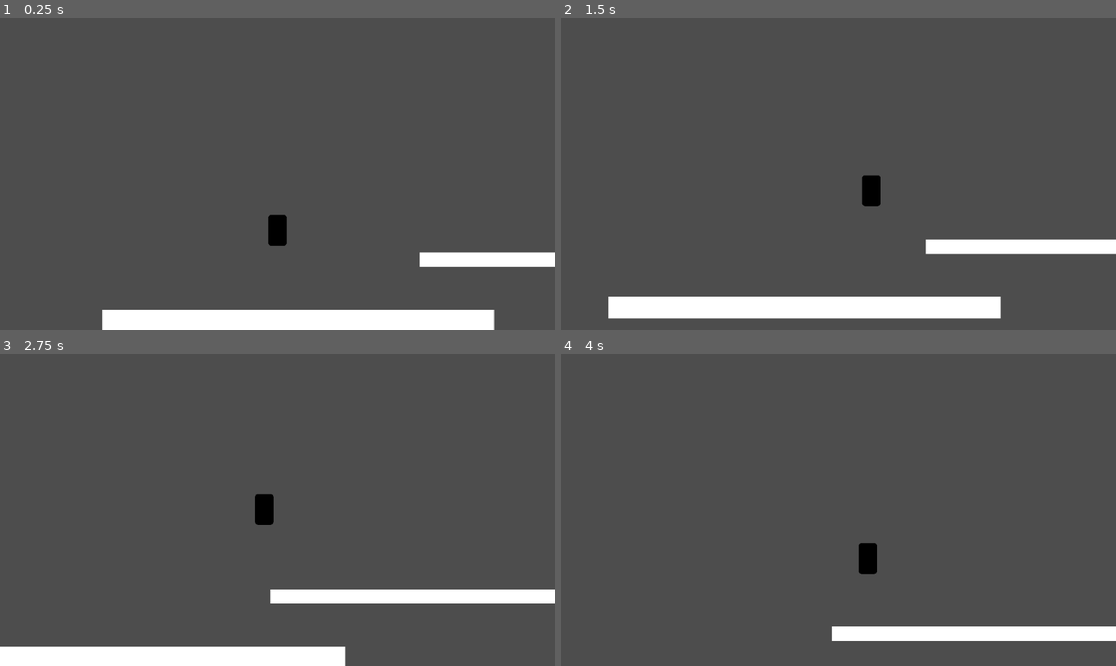
Above: before the commit, frames 1-4 (two rows, left to right).
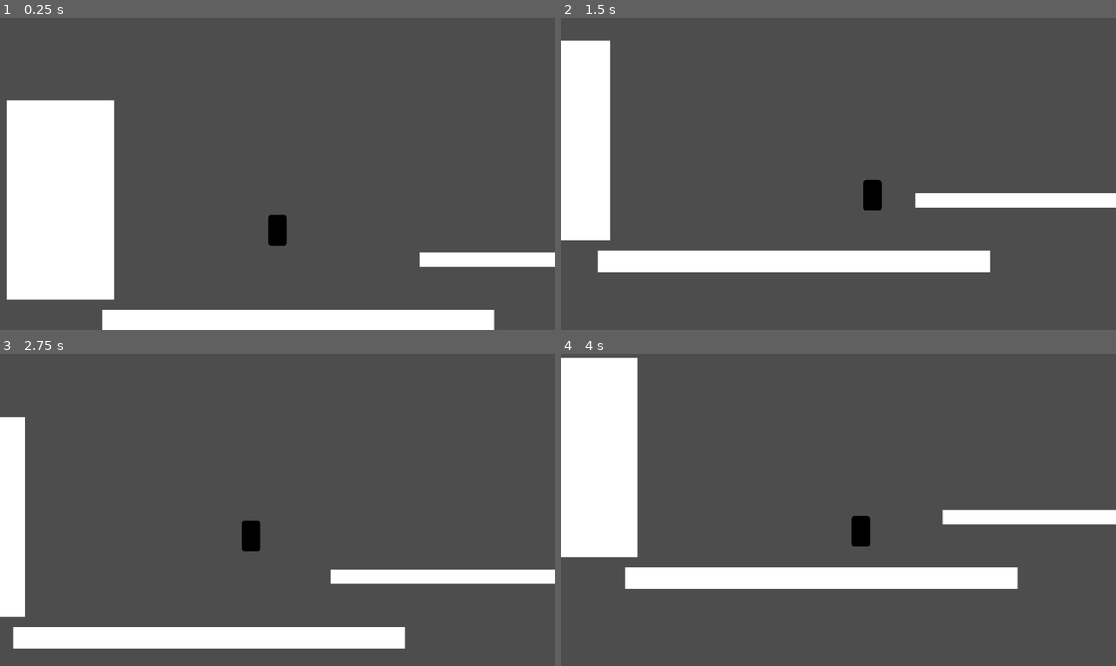
Above: after the commit, the same moments.

Repository: Darkneew/PlainPlateformer
Game: Godot game, scene res://levels/test_level.tscn
Same seed, same stepped clock (60 frames per second), same inputs: the game is played once before the commit and once after it.
Inputs:
- Up to frame 1 (0.25 s): no input
- Up to frame 2 (1.5 s): tap Enter (ui_accept) at 0.5, 0.6 s; hold Right (ui_right) from 0.53 s (still down); tap W (jump, bound only after the commit) at 0.77, 1.07 s; tap Space (dash, bound only after the commit) at 0.8, 1.35 s
- Up to frame 3 (2.75 s): tap W (jump, bound only after the commit) at 1.52, 1.55, 1.82, 2.1 s; release Right (ui_right) at 2.03 s; hold Left (ui_left) from 2.03 s (still down); tap Enter (ui_accept) at 2.3 s
- Up to frame 4 (4 s): release Left (ui_left) at 2.78 s; hold Right (ui_right) from 2.78 s (still down); tap Enter (ui_accept) at 2.85 s; tap W (jump, bound only after the commit) at 3.02, 3.32, 3.77, 3.8 s; tap Space (dash, bound only after the commit) at 3.05, 3.6 s

The runs differ from the first frame. In frame 1, 13% of the frame differs, in the area x 1-21%, y 26-91%; in frame 2, 19%, in the area x 0-100%, y 7-97%; in frame 3, 16%; in frame 4, 18%.

Commit message:
jump and buffer

Diff:
--- a/levels/test_level.tscn
+++ b/levels/test_level.tscn
@@ -15,4 +15,8 @@
 position = Vector2(108, 666)
 scale = Vector2(1.48252, 0.583911)
 
+[node name="Plateform3" parent="Map" instance=ExtResource("1_4xvrj")]
+position = Vector2(-1126, 39)
+scale = Vector2(0.406527, 5.34207)
+
 [node name="PackedPlayer" parent="." instance=ExtResource("2_boudh")]
--- a/objects/plateform.tscn
+++ b/objects/plateform.tscn
@@ -6,6 +6,8 @@
 size = Vector2(1374, 194)
 
 [node name="Plateform" type="StaticBody2D"]
+collision_layer = 18
+collision_mask = 0
 
 [node name="Sprite2D" type="Sprite2D" parent="."]
 texture_filter = 1
--- a/player/player.tscn
+++ b/player/player.tscn
@@ -10,6 +10,7 @@
 size = Vector2(20, 89)
 
 [node name="Player" type="CharacterBody2D"]
+collision_mask = 2
 floor_stop_on_slope = false
 script = ExtResource("1_wv7yv")
 
@@ -21,6 +22,8 @@
 polygon = PackedVector2Array(-34, -80, 34, -80, 48, -67, 48, 67, 34, 80, -34, 80, -48, 67, -48, -67)
 
 [node name="Hitbox" type="Area2D" parent="."]
+collision_layer = 0
+collision_mask = 12
 
 [node name="CollisionShape2D" type="CollisionShape2D" parent="Hitbox"]
 shape = SubResource("RectangleShape2D_unjv5")
@@ -28,13 +31,27 @@
 [node name="Arms" type="Node2D" parent="."]
 
 [node name="Left" type="Area2D" parent="Arms"]
+collision_layer = 0
+collision_mask = 16
 
 [node name="CollisionShape2D" type="CollisionShape2D" parent="Arms/Left"]
 position = Vector2(46, 0)
 shape = SubResource("RectangleShape2D_7vx5l")
 
 [node name="Right" type="Area2D" parent="Arms"]
+collision_layer = 0
+collision_mask = 16
 
 [node name="CollisionShape2D" type="CollisionShape2D" parent="Arms/Right"]
 position = Vector2(-46, 0)
 shape = SubResource("RectangleShape2D_7vx5l")
+
+[node name="Buffer" type="Timer" parent="."]
+wait_time = 0.2
+one_shot = true
+
+[connection signal="body_entered" from="Arms/Left" to="." method="on_left_arm_enter"]
+[connection signal="body_exited" from="Arms/Left" to="." method="on_left_arm_exit"]
+[connection signal="body_entered" from="Arms/Right" to="." method="on_right_arm_enter"]
+[connection signal="body_exited" from="Arms/Right" to="." method="on_right_arm_exit"]
+[connection signal="timeout" from="Buffer" to="." method="on_buffer_timeout"]
--- a/project.godot
+++ b/project.godot
@@ -15,6 +15,47 @@
 config/features=PackedStringArray("4.3", "GL Compatibility")
 config/icon="res://icon.svg"
 
+[input]
+
+left={
+"deadzone": 0.5,
+"events": [Object(InputEventKey,"resource_local_to_scene":false,"resource_name":"","device":-1,"window_id":0,"alt_pressed":false,"shift_pressed":false,"ctrl_pressed":false,"meta_pressed":false,"pressed":false,"keycode":0,"physical_keycode":4194319,"key_label":0,"unicode":0,"location":0,"echo":false,"script":null)
+, Object(InputEventKey,"resource_local_to_scene":false,"resource_name":"","device":-1,"window_id":0,"alt_pressed":false,"shift_pressed":false,"ctrl_pressed":false,"meta_pressed":false,"pressed":false,"keycode":0,"physical_keycode":65,"key_label":0,"unicode":113,"location":0,"echo":false,"script":null)
+]
+}
+right={
+"deadzone": 0.5,
+"events": [Object(InputEventKey,"resource_local_to_scene":false,"resource_name":"","device":-1,"window_id":0,"alt_pressed":false,"shift_pressed":false,"ctrl_pressed":false,"meta_pressed":false,"pressed":false,"keycode":0,"physical_keycode":68,"key_label":0,"unicode":100,"location":0,"echo":false,"script":null)
+, Object(InputEventKey,"resource_local_to_scene":false,"resource_name":"","device":-1,"window_id":0,"alt_pressed":false,"shift_pressed":false,"ctrl_pressed":false,"meta_pressed":false,"pressed":false,"keycode":0,"physical_keycode":4194321,"key_label":0,"unicode":0,"location":0,"echo":false,"script":null)
+]
+}
+jump={
+"deadzone": 0.5,
+"events": [Object(InputEventKey,"resource_local_to_scene":false,"resource_name":"","device":-1,"window_id":0,"alt_pressed":false,"shift_pressed":false,"ctrl_pressed":false,"meta_pressed":false,"pressed":false,"keycode":0,"physical_keycode":87,"key_label":0,"unicode":122,"location":0,"echo":false,"script":null)
+, Object(InputEventKey,"resource_local_to_scene":false,"resource_name":"","device":-1,"window_id":0,"alt_pressed":false,"shift_pressed":false,"ctrl_pressed":false,"meta_pressed":false,"pressed":false,"keycode":0,"physical_keycode":4194320,"key_label":0,"unicode":0,"location":0,"echo":false,"script":null)
+]
+}
+dash={
+"deadzone": 0.5,
+"events": [Object(InputEventKey,"resource_local_to_scene":false,"resource_name":"","device":-1,"window_id":0,"alt_pressed":false,"shift_pressed":false,"ctrl_pressed":false,"meta_pressed":false,"pressed":false,"keycode":0,"physical_keycode":32,"key_label":0,"unicode":32,"location":0,"echo":false,"script":null)
+, Object(InputEventKey,"resource_local_to_scene":false,"resource_name":"","device":-1,"window_id":0,"alt_pressed":false,"shift_pressed":false,"ctrl_pressed":true,"meta_pressed":false,"pressed":false,"keycode":0,"physical_keycode":4194326,"key_label":0,"unicode":0,"location":0,"echo":false,"script":null)
+]
+}
+down={
+"deadzone": 0.5,
+"events": [Object(InputEventKey,"resource_local_to_scene":false,"resource_name":"","device":-1,"window_id":0,"alt_pressed":false,"shift_pressed":false,"ctrl_pressed":false,"meta_pressed":false,"pressed":false,"keycode":0,"physical_keycode":4194322,"key_label":0,"unicode":0,"location":0,"echo":false,"script":null)
+, Object(InputEventKey,"resource_local_to_scene":false,"resource_name":"","device":-1,"window_id":0,"alt_pressed":false,"shift_pressed":false,"ctrl_pressed":false,"meta_pressed":false,"pressed":false,"keycode":0,"physical_keycode":83,"key_label":0,"unicode":115,"location":0,"echo":false,"script":null)
+]
+}
+
+[layer_names]
+
+2d_physics/layer_1="player"
+2d_physics/layer_2="objects"
+2d_physics/layer_3="can_hurt"
+2d_physics/layer_4="can_kill"
+2d_physics/layer_5="jumpeable"
+
 [rendering]
 
 renderer/rendering_method="gl_compatibility"
--- a/scripts/player.gd
+++ b/scripts/player.gd
@@ -4,75 +4,216 @@
 enum Action {None, Dash, Jump}
 
 @export_group("Horizontal Mouvement")
+## Maximum lateral speed for the player
 @export var max_speed := 600.0
+## Acceleration of the player. Higher value will give more reactivity, lower value will feel like walking on ice
 @export var strength := 3000.0
-@export var midair_strength := 1500.0
+## Midair acceleration of the player. How well can the player change its direction when in the air
+@export var midair_strength := 800.0
+## Velocity below which it goes to 0
+@export var zero_velocity_margin := 10.0
 
 @export_group("Vertical Movement")
-@export var jump_velocity := 1000.0
+@export_subgroup("Jump")
+## Minimal jump velocity, if the jump key is immediatly released
+@export var jump_velocity_min := 500.0
+## Maximal jump velocity, if the jump key is never released
+@export var jump_velocity_max := 1000.0
+## Time to press the jump key to get the highest jump possible, in milliseconds
+@export var allowed_jumping_time := 200.0
+@export_subgroup("Gravity and Aerial Trajectory")
+## Gravity for the player
 @export var gravity := 1100.0
+## Gravity for the player when he crouches in the air
+@export var fast_gravity := 3000.0
+## Gravity for the player when at the highest point of his jump, allows for a more pleasant jump
 @export var midair_gravity := 600.0
-@export var fast_gravity := 3000.0
+## Limit defining when is the highest point of the jump, in purcentage of the initial velocity of the jump. Lower values will result in more natural jumps, higher values will give more "flying" jumps
+@export_range(0,1) var midair_limit := 0.3
+## Downward maximal velocity for the player
+@export var max_fall_speed := 1500.0
+@export_subgroup("Wall physics")
+## Gravity for the player when he is sticking on a wall
 @export var wall_gravity := 100.0
-@export_range(0,1) var midair_limit := 0.3
-@export var max_fall_speed := 1500.0
-
-var _state: State = State.Fastfalling
-var _buffer: Action = Action.None
-
-func _process(delta: float) -> void:
-
-	## CONTROLS
+## Purcentage of max velocity jump when jumping from a wall
+@export_range(0,1) var wall_velocity_reduction := 0.8
+
+@export_group("Advanced")
+## Time frame the player has to buffer an action
+@export var buffer_time = 0.4
+## Time frame where the player can jump after leaving ground, in milliseconds
+@export var ground_approximation = 100
+
+
+## STATES
+var _begin_jump_time: int
+var _end_jump_time: int
+var _last_jump_velocity: float
+var _state: State
+var _buffer: Action
+var _can_dash: bool
+var _left_wall: bool
+var _right_wall: bool
+var _last_time_on_ground: int
+
+## INIT
+func _ready() -> void:
+	_state = State.Fastfalling
+	_buffer = Action.None
+	_last_jump_velocity = jump_velocity_max
+	_can_dash = true
+	$Buffer.wait_time = buffer_time
+
+## BUFFER TIMEOUT
+func on_buffer_timeout():
+	_buffer = Action.None
+
+## CUSTOM IS_ON_GROUND
+func is_on_ground():
+	return Time.get_ticks_msec() < _last_time_on_ground + ground_approximation
+
+## WALLS
+func on_left_arm_enter(_body: Node2D):
+	_left_wall = true
+	if _state == State.Rising or _state == State.Midair or _state == State.Falling or _state == State.Fastfalling:
+		_state = State.Walling
+func on_left_arm_exit(_body: Node2D):
+	_left_wall = false
+	if _state == State.Walling:
+		_state = State.Midair
+func on_right_arm_enter(_body: Node2D):
+	_right_wall = true
+	if _state == State.Rising or _state == State.Midair or _state == State.Falling or _state == State.Fastfalling:
+		_state = State.Walling
+func on_right_arm_exit(_body: Node2D):
+	_right_wall = false
+	if _state == State.Walling:
+		_state = State.Midair
+
+func wall_jump():
+	if _left_wall and _right_wall:
+		velocity.y = - jump_velocity_max * wall_velocity_reduction
+	elif _left_wall:
+		velocity = Vector2(-1, -2).normalized() * jump_velocity_max * wall_velocity_reduction
+	elif _right_wall:
+		velocity = Vector2(1, -2).normalized() * jump_velocity_max * wall_velocity_reduction
+	_state = State.Rising
+
+
+## PROCESSES
+func _process(_delta: float) -> void:
+	_state = update_states()
+
+	## GROUND UPDATE
+	if is_on_floor():
+		_last_time_on_ground = Time.get_ticks_msec()
+
+	## FAST FALL
 	# fast fall
-	if Input.is_action_just_pressed("ui_down"):
+	if Input.is_action_just_pressed("down"):
 		_state = State.Fastfalling
 
+
+	## JUMP
+	# begin jump
+	if Input.is_action_just_pressed("jump"):
+		_begin_jump_time = Time.get_ticks_msec()
+		if _state == State.Standing:
+			_state = State.Jumping
+		elif _state == State.Walling:
+			wall_jump()
+		else:
+			_buffer = Action.Jump
+			$Buffer.start()
+	if _buffer == Action.Jump:
+		if _state == State.Standing:
+			if _end_jump_time < 0:
+				_buffer = Action.None
+				_state = State.Jumping
+			else:
+				_buffer = Action.None
+				velocity.y = -lerpf(jump_velocity_min, jump_velocity_max, (_end_jump_time - _begin_jump_time)/allowed_jumping_time)
+				if _left_wall or _right_wall:
+					_state = State.Walling
+				else:
+					_state = State.Rising
+				_end_jump_time = -1
+		elif _state == State.Walling:
+			_buffer = Action.None
+			wall_jump()
+	# end jump
+	if _state == State.Jumping and (Input.is_action_just_released("jump") or Time.get_ticks_msec() > _begin_jump_time + allowed_jumping_time):
+		if _left_wall or _right_wall:
+			_state = State.Walling
+		else:
+			_state = State.Rising
+	if  _buffer == Action.Jump and _end_jump_time < 0 and (Input.is_action_just_released("jump") or Time.get_ticks_msec() > _begin_jump_time + allowed_jumping_time):
+		_end_jump_time = Time.get_ticks_msec()
+
+
+	## DASH
+	if Input.is_action_just_pressed("dash"):
+		if _can_dash:
+			_can_dash = false
+		else:
+			_buffer = Action.Dash
+			$Buffer.start()
+
 func _physics_process(delta: float) -> void:
-	_state = update_states()
-
+	## DASHING
 	if _state == State.Dashing:
 		return
+
+	## JUMPING
+	if _state == State.Jumping:
+		velocity.y = -lerpf(jump_velocity_min, jump_velocity_max, (Time.get_ticks_msec() - _begin_jump_time)/allowed_jumping_time)
 
 	## GRAVITY
 	if _state == State.Rising or _state == State.Falling or _state == State.Jumping:
 		velocity.y += gravity * delta
 	elif _state == State.Midair:
-		velocity.y += lerp(midair_gravity, gravity, abs(velocity.y) / (jump_velocity * midair_limit)) * delta
+		velocity.y += lerp(midair_gravity, gravity, abs(velocity.y) / (_last_jump_velocity * midair_limit)) * delta
 	elif _state == State.Walling:
-		velocity.y += wall_gravity * delta
+		if velocity.y < 0:
+			velocity.y += gravity * delta * 2
+		else:
+			velocity.y += wall_gravity * delta
 	elif _state == State.Fastfalling:
-		if velocity.y < 0 or abs(velocity.y) < jump_velocity * midair_limit:
+		if velocity.y < 0 or abs(velocity.y) < _last_jump_velocity * midair_limit:
 			velocity.y += fast_gravity * delta * 5
 		else:
 			velocity.y += fast_gravity * delta
 	if velocity.y > max_fall_speed:
 		velocity.y = max_fall_speed
 
-	## MOVEMENT
-	# jump.
-	if Input.is_action_just_pressed("ui_accept") and is_on_floor():
-		velocity.y = - jump_velocity
-		# change to measure time pressed to change midair_limit and jump_velocity
-	# lateral movement
-	var direction := Input.get_axis("ui_left", "ui_right")
+	## LATERAL MOVEMENT
+	var direction := Input.get_axis("left", "right")
 	var _strength = strength if _state == State.Standing or _state == State.Walling else midair_strength
 	if direction:
 		velocity.x += direction * delta * _strength
 	else:
 		velocity.x -= sign(velocity.x) * delta * _strength / 2
+		if abs(velocity.x) < zero_velocity_margin:
+			velocity.x = 0
 	if abs(velocity.x) > max_speed:
 		velocity.x = sign(velocity.x) * max_speed
 
 	move_and_slide()
 
+
+## STATES
 func update_states():
 	if _state == State.Jumping or _state == State.Dashing:
 		return _state
+	if _state == State.Standing and is_on_ground():
+		_last_jump_velocity = jump_velocity_max
+		return State.Standing
 	if is_on_floor():
+		_last_jump_velocity = jump_velocity_max
 		return State.Standing
 	if _state == State.Walling or _state == State.Fastfalling:
 		return _state
-	if abs(velocity.y) < jump_velocity * midair_limit:
+	if abs(velocity.y) < _last_jump_velocity * midair_limit:
 		return State.Midair
 	if velocity.y > 0:
 		return State.Falling
